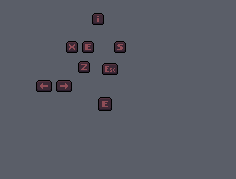
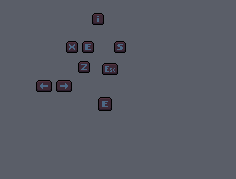
Before/after of a 236 × 179 layered artwork. What changed in the layer stack:
painted on "KeyboardE.png" over [85, 44, 91, 50]
painted on "KeyboardEscape.png" over [105, 66, 115, 72]
painted on "KeyboardS.png" over [117, 44, 123, 50]
painted on "KeyboardX.png" over [69, 44, 75, 50]
painted on "KeyboardZ.png" over [81, 64, 87, 70]
painted on "KeyboardInteract.png" over [102, 101, 108, 107]
painted on "KeyboardNextTab.png" over [60, 83, 68, 89]
painted on "KeyboardPreviousTab.png" over [40, 83, 48, 89]
